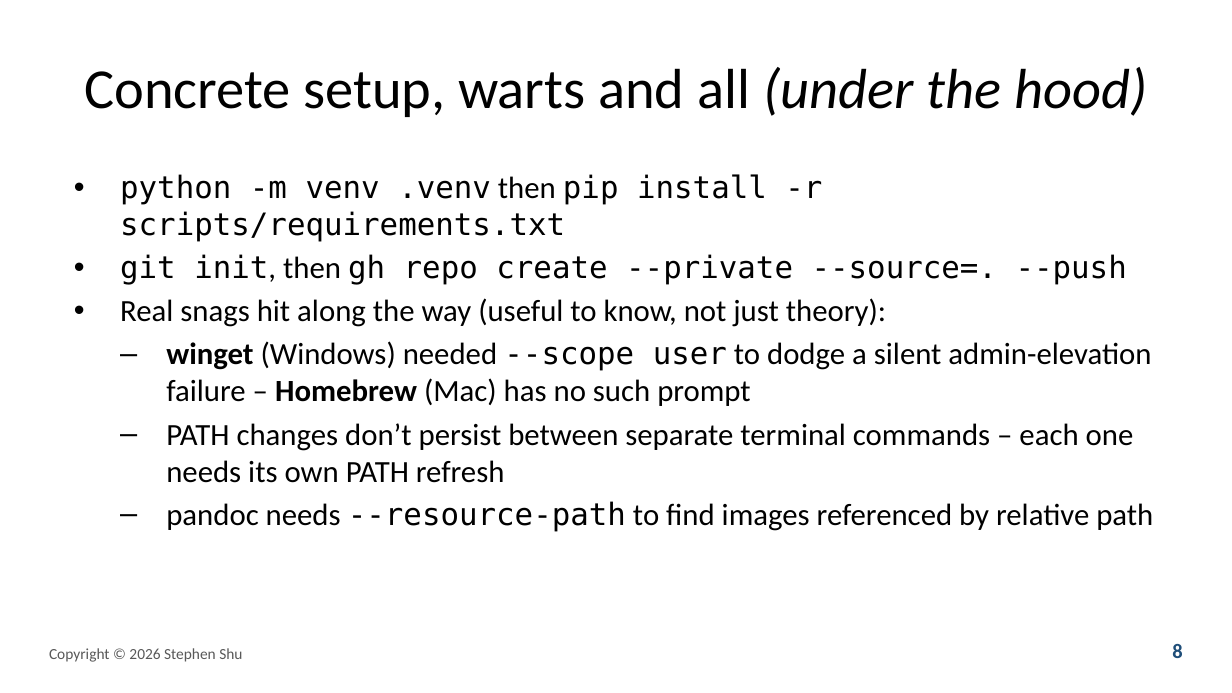
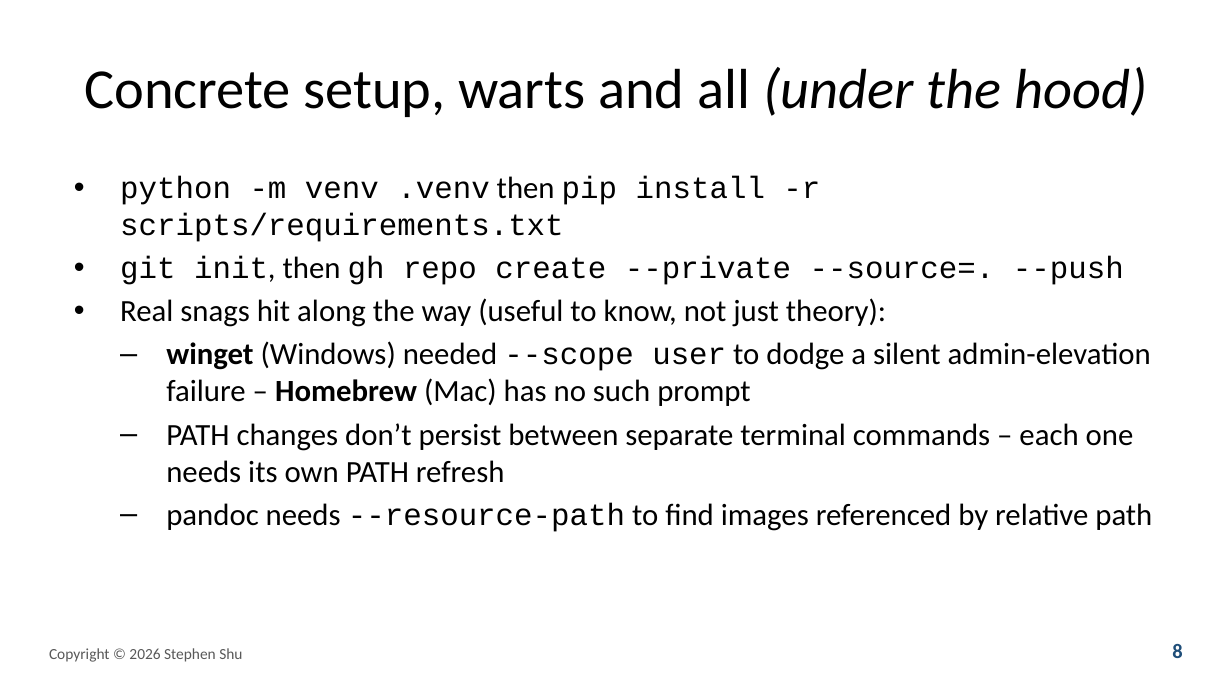
Before and after one commit to prof-stephenshu/behavioral-research-env, a slide deck: slide 8 of presentations/2026-workshop/slides.pptx. Drawn at 1232x693 pixels with LibreOffice and Linux fonts; fonts in the diff are those of the drawing. Boxes give left, top, right and bottom in pixels: in the first picture for what was removed or moved away, otherwise in the second. Text is boxed around its words. In the diff, an @@ line names an element or a change of style, - is before the commit and + after.

```diff
--- a/presentations/2026-workshop/slides.pptx
+++ b/presentations/2026-workshop/slides.pptx
@@ text at (120,176,1152,532): font DejaVu Sans Mono to Courier New in "python -m venv .venv pip install -r ...", "git init, gh repo create --private --source=. ...", "--scope user", "--resource-path" @@
```
Also in this commit, not shown: 6 other slides changed, 1 other file.
